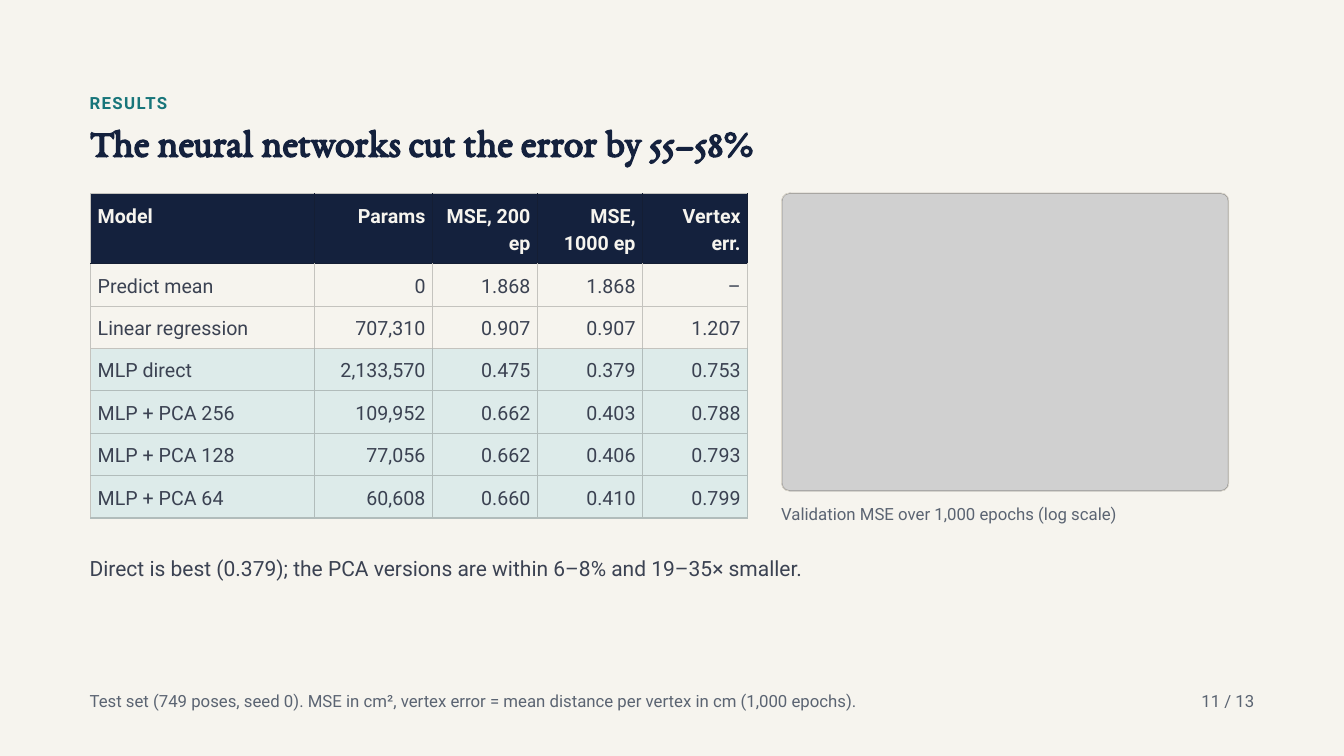
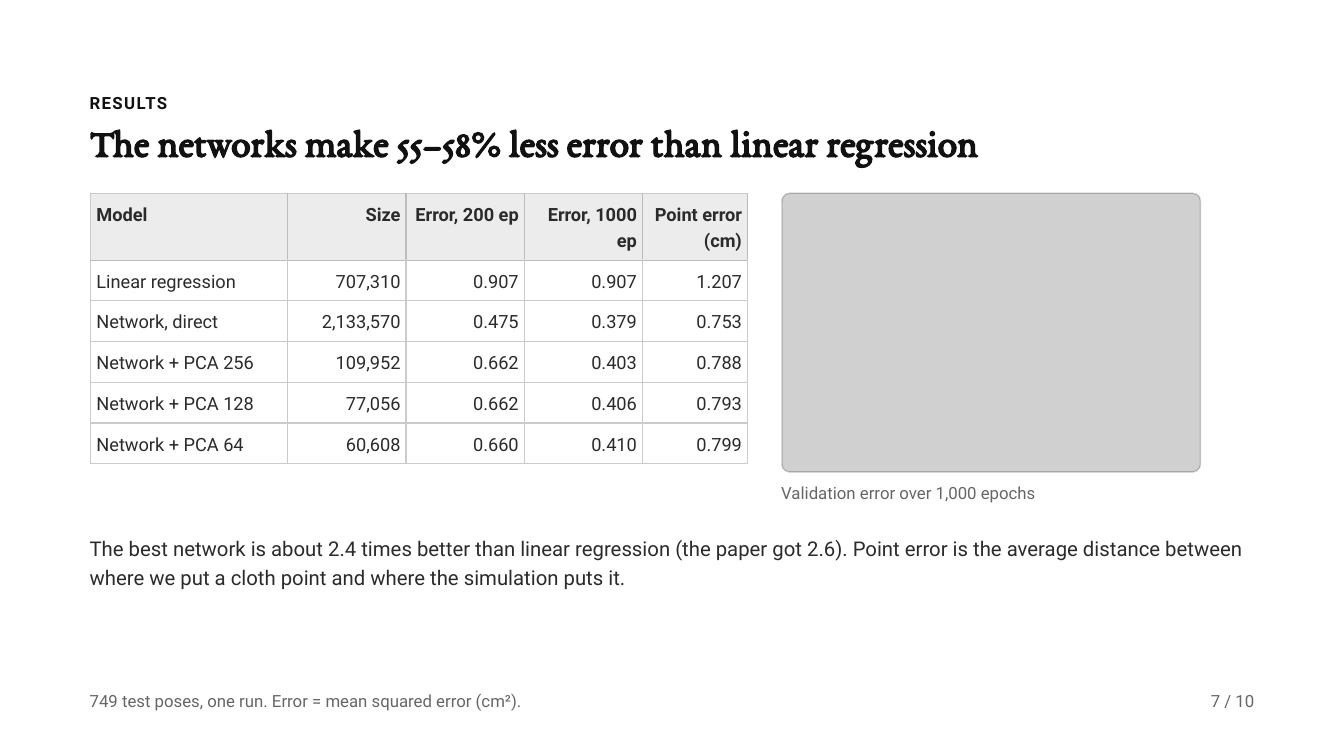
Before and after one commit to TejasPonnappa/data-driven-cloth-ml, a slide deck: slide 7 of docs/Data-Driven Cloth ML Mini-Project.pptx (slide 11 before the commit). Drawn at 1344x756 pixels with LibreOffice and Linux fonts; fonts in the diff are those of the drawing; grey boxes stand for pictures. Boxes give left, top, right and bottom in pixels: in the first picture for what was removed or moved away, otherwise in the second. Text is boxed around its words. In the diff, an @@ line names an element or a change of style, - is before the commit and + after.

Commit message:
final ppt

```diff
--- a/docs/Data-Driven Cloth ML Mini-Project.pptx
+++ b/docs/Data-Driven Cloth ML Mini-Project.pptx
@@ background #F6F4EE to #FFFFFF @@
@@ text "RESULTS" at (90, 97, 168, 109): text colour #17757A to #111111 @@
@@ title at (90, 129, 978, 167): text changed; text colour #14213D to #111111 @@
-The neural networks cut the error by 55–58%
+The networks make 55–58% less error than linear regression
@@ table at (91, 194, 746, 464) @@
-row 1: Model | Params | MSE, 200 ep | MSE, 1000 ep | Vertex err.
-row 2: Predict mean | 0 | 1.868 | 1.868 | –
+row 1: Model | Size | Error, 200 ep | Error, 1000 ep | Point error (cm)
-row 3, column 1: MLP direct
+row 3, column 1: Network, direct
-row 4, column 1: MLP + PCA 256
+row 4, column 1: Network + PCA 256
-row 5, column 1: MLP + PCA 128
+row 5, column 1: Network + PCA 128
-row 6, column 1: MLP + PCA 64
+row 6, column 1: Network + PCA 64
@@ rounded rectangle: place and size @@
-rounded rectangle at (781, 193, 1229, 491)
+rounded rectangle at (781, 193, 1201, 472)
@@ rounded rectangle at (781, 193, 1201, 472): outline #DDD8CC 0.5 pt to #D9D9D9 0.5 pt; proportions changed @@
@@ rounded rectangle removed at (781, 193, 1229, 492) @@
@@ picture: place and size @@
-picture at (782, 194, 1229, 491)
+picture at (782, 194, 1201, 472)
@@ text at (781, 486, 1036, 503): text changed; text colour #5B6472 to #666666 @@
-Validation MSE over 1,000 epochs (log scale)
+Validation error over 1,000 epochs
@@ text removed at (90, 559, 802, 581) @@
-Direct is best (0.379); the PCA versions are within 6–8% and 19–35× smaller.
@@ text added at (90, 540, 1242, 589), 14.5 pt, text #2B2B2B @@
+The best network is about 2.4 times better than linear regression (the paper got 2.6). Point error is the average distance between where we put a cloth point and where the simulation puts it.
@@ text at (90, 694, 522, 711): text changed; text colour #5B6472 to #666666 @@
-Test set (749 poses, seed 0). MSE in cm², vertex error = mean distance per vertex in cm (1,000 epochs).
+749 test poses, one run. Error = mean squared error (cm²).
@@ text at (1211, 695, 1254, 707): text changed; text colour #5B6472 to #666666 @@
-11 / 13
+7 / 10
```
Also in this commit, not shown: 1 other slide changed, 8 slides added, 11 slides removed.
